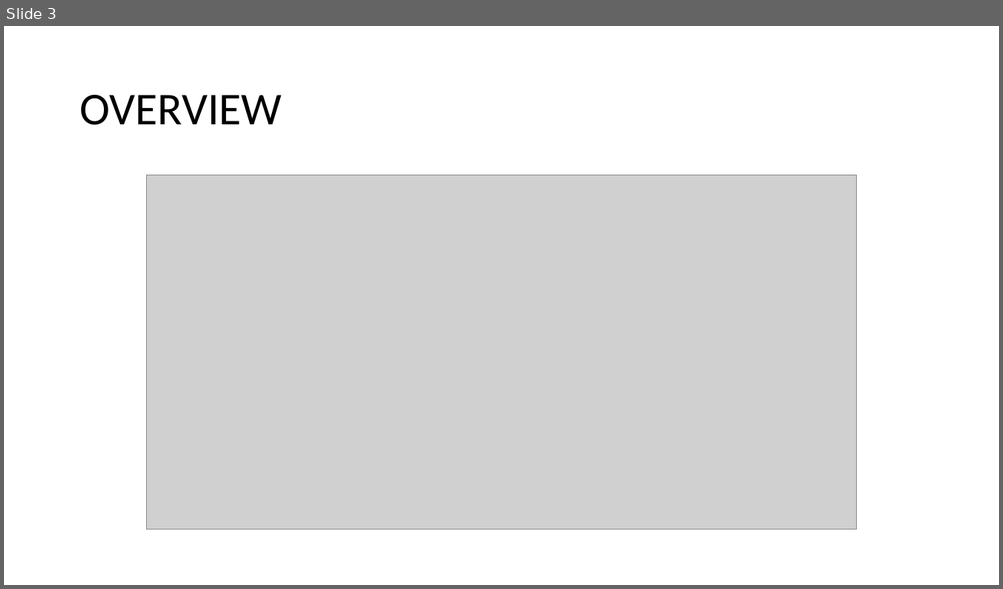
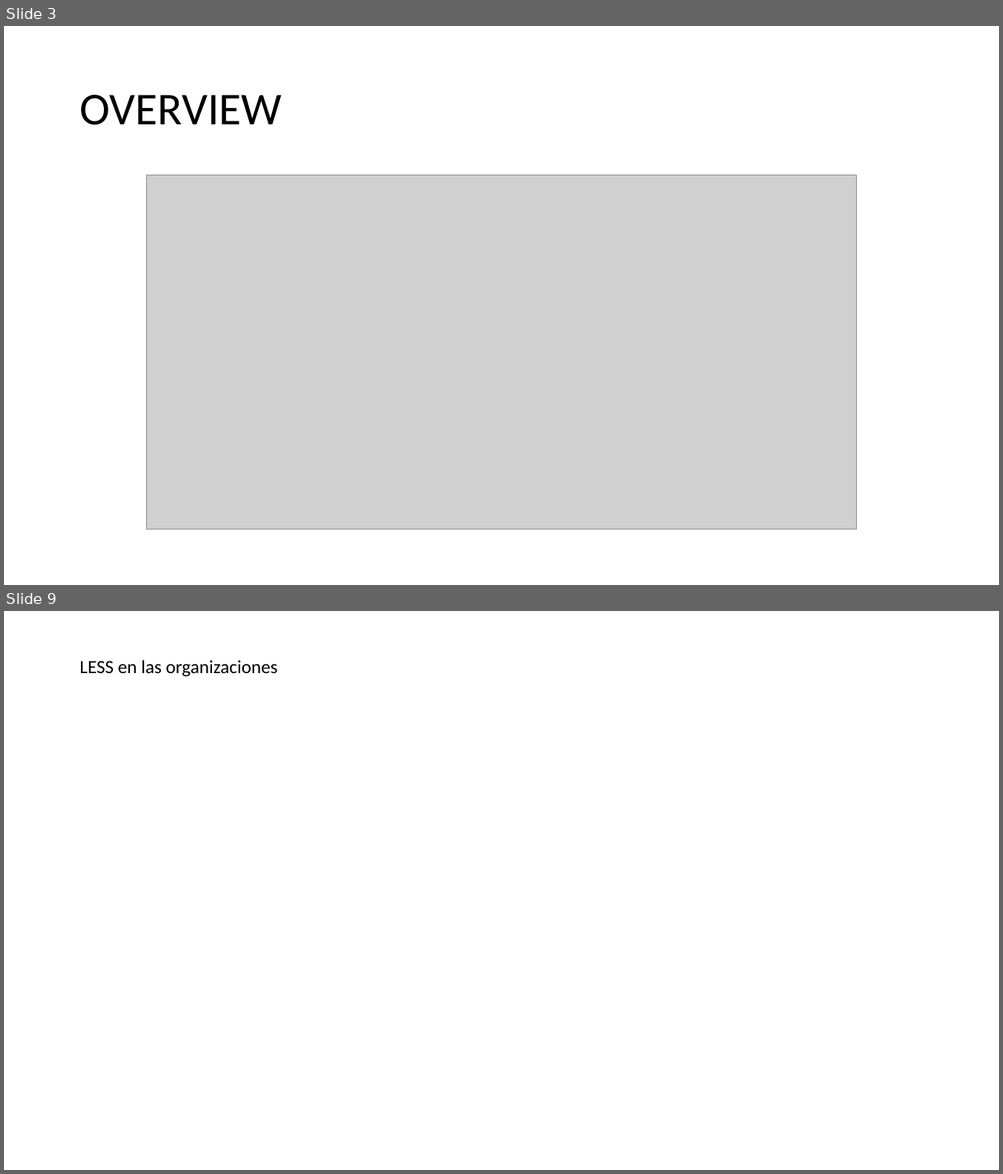
Before and after one commit to JavierMartinez127/Repositorio_Grupo2_ISW, a slide deck: Trabajos Conceptuales/TC_01/GRUPO2_TC_01_PECHA_CUCHA_FRAMEWORK_ESCALAR_SCRUM.pptx. Shown one above the other, each under a label of ours: slide 3 before the commit, slides 3 and 9 after it; the slides between them are not shown. The pictures are 1003x589 and 1003x1174 pixels, drawn with LibreOffice and Linux fonts; fonts in the diff are those of the drawing; grey boxes stand for pictures. Boxes give left, top, right and bottom in pixels: in the first picture for what was removed or moved away, otherwise in the second. Text is boxed around its words. In the diff, an @@ line names an element or a change of style, - is before the commit and + after.

```diff
--- a/Trabajos Conceptuales/TC_01/GRUPO2_TC_01_PECHA_CUCHA_FRAMEWORK_ESCALAR_SCRUM.pptx
+++ b/Trabajos Conceptuales/TC_01/GRUPO2_TC_01_PECHA_CUCHA_FRAMEWORK_ESCALAR_SCRUM.pptx
@@ slide 9 added at box(4, 611, 999, 1170), background #FFFFFF @@
@@ title added at box(79, 660, 278, 677), 18 pt, text #000000 @@
+LESS en las organizaciones
```
Also in this commit, not shown: 7 other slides added, 1 slide removed, 2 other files.
